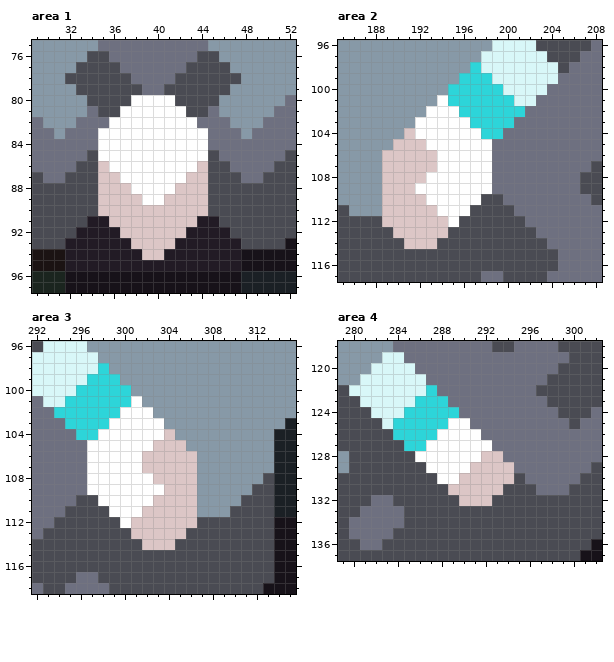
Two versions of one pixel-art file, assets/sprites/atlas/units.ase. The first picture shows the starting point.
736x736 pixels, 1 frame. Colours within 5 levels of each other are drawn and written as one. Shown: area 1: x 29..52, y 75..97; area 2: x 185..208, y 96..117; area 3: x 292..315, y 96..118; area 4: x 279..302, y 118..137. The commit also changed other parts of the picture, which this record leaves out.
The result:
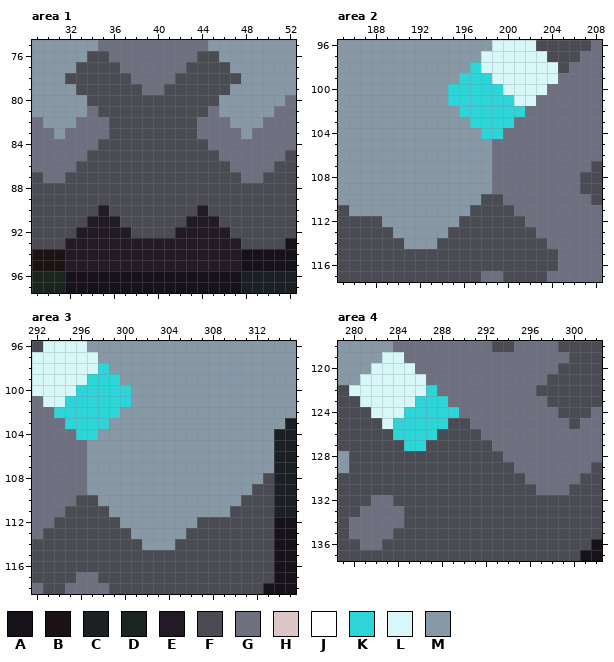
Palette (. is transparent): A #171219  B #1b1313  C #1b2025  D #1b251f  E #221b25  F #4a4b53  G #6e7080  H #dcc6c6  J #ffffff  K #2dd5d9  L #d8f7f8  M #8799a7
Diff:
layer "cell" now hidden
Area 1:
The author changed colour H to colour E in row 90 at x 35 and 44; in row 91 at x 36 and 43; in row 92 at x 37 and 42; in row 93 at x 38 to 41; in row 94 at x 39 to 40.
The author changed colour H to colour F in row 86 at x 35 and 44; in row 87 at x 35 to 36 and 43 to 44; in row 88 at x 35 to 37 and 42 to 44; in row 89 at x 35 to 38 and 41 to 44; in row 90 at x 36 to 43; in row 91 at x 37 to 42.
The author changed colour H to colour F in row 92 at x 38 to 41.
The author changed colour J to colour F in row 80 at x 38 to 41; in row 81 at x 37 to 42; in rows 82 to 83 at x 36 to 43; in rows 84 to 85 at x 35 to 44; in row 86 at x 36 to 43; in row 87 at x 37 to 42.
The author changed colour J to colour F in row 88 at x 38 to 41; in row 89 at x 39 to 40.
The author changed colour J to colour G in row 83 at x 35 and 44.
Area 2:
The author changed colour H to colour M in row 104 at x 191; in row 105 at x 190 to 192; in rows 106 to 107 at x 189 to 193; in row 108 at x 189 to 192; in row 109 at x 189 to 191; in row 110 at x 189 to 192.
The author changed colour H to colour M in row 111 at x 189 to 193; in row 112 at x 189 to 194; in row 113 at x 190 to 194; in row 114 at x 191 to 193.
The author changed colour J to colour M in row 101 at x 194; in row 102 at x 193 to 195; in row 103 at x 192 to 196; in row 104 at x 192 to 197; in row 105 at x 193 to 198; in rows 106 to 107 at x 194 to 198.
The author changed colour J to colour M in row 108 at x 193 to 198; in row 109 at x 192 to 198; in row 110 at x 193 to 197; in row 111 at x 194 to 196; in row 112 at x 195.
Area 3:
The author changed colour H to colour M in row 104 at x 304; in row 105 at x 303 to 305; in rows 106 to 107 at x 302 to 306; in row 108 at x 303 to 306; in row 109 at x 304 to 306; in row 110 at x 303 to 306.
The author changed colour H to colour M in row 111 at x 302 to 306; in row 112 at x 301 to 306; in row 113 at x 301 to 305; in row 114 at x 302 to 304.
The author changed colour J to colour M in row 101 at x 301; in row 102 at x 300 to 302; in row 103 at x 299 to 303; in row 104 at x 298 to 303; in row 105 at x 297 to 302; in rows 106 to 107 at x 297 to 301.
The author changed colour J to colour M in row 108 at x 297 to 302; in row 109 at x 297 to 303; in row 110 at x 298 to 302; in row 111 at x 299 to 301; in row 112 at x 300.
Area 4:
The author changed colour H to colour F in row 128 at x 292 to 293; in row 129 at x 291 to 294; in row 130 at x 290 to 294; in row 131 at x 289 to 293; in row 132 at x 290 to 292.
The author changed colour J to colour F in row 125 at x 289 to 290; in row 126 at x 288 to 291; in row 127 at x 287 to 292; in row 128 at x 286 to 291; in row 129 at x 287 to 290; in row 130 at x 288 to 289.
Boxes around the changes in both pictures, in picture pixels (x1, y1, x2, y2):
changed: (98, 95, 208, 260)
changed: (382, 95, 492, 249)
changed: (87, 396, 197, 550)
changed: (415, 418, 514, 506)
